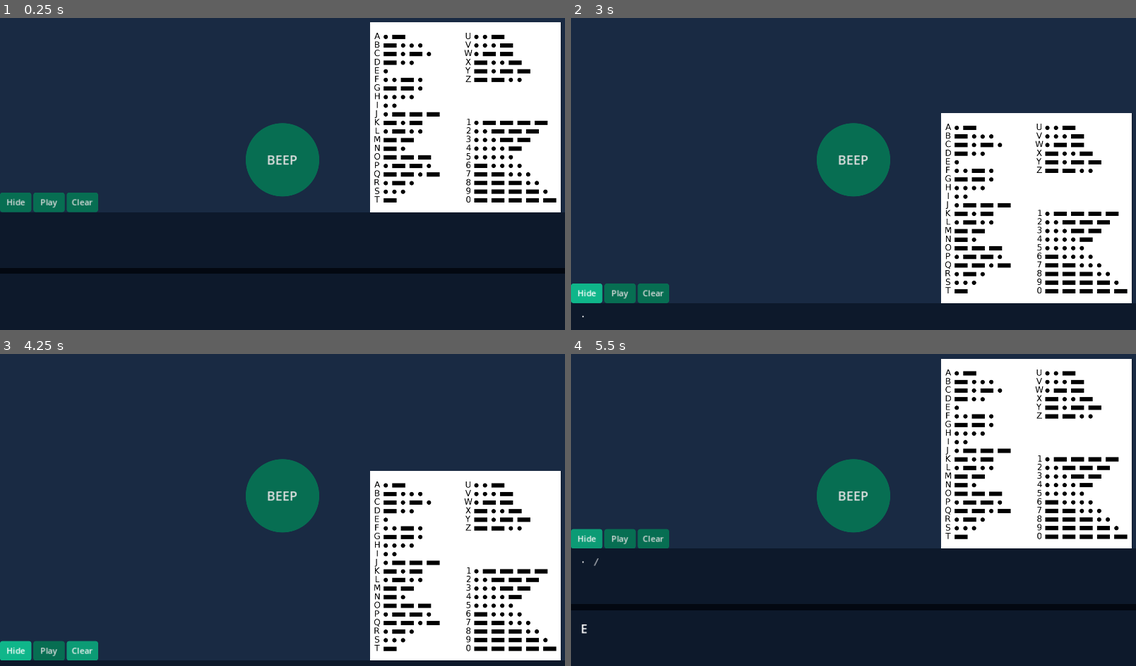
Above: before the commit, frames 1-4 (two rows, left to right).
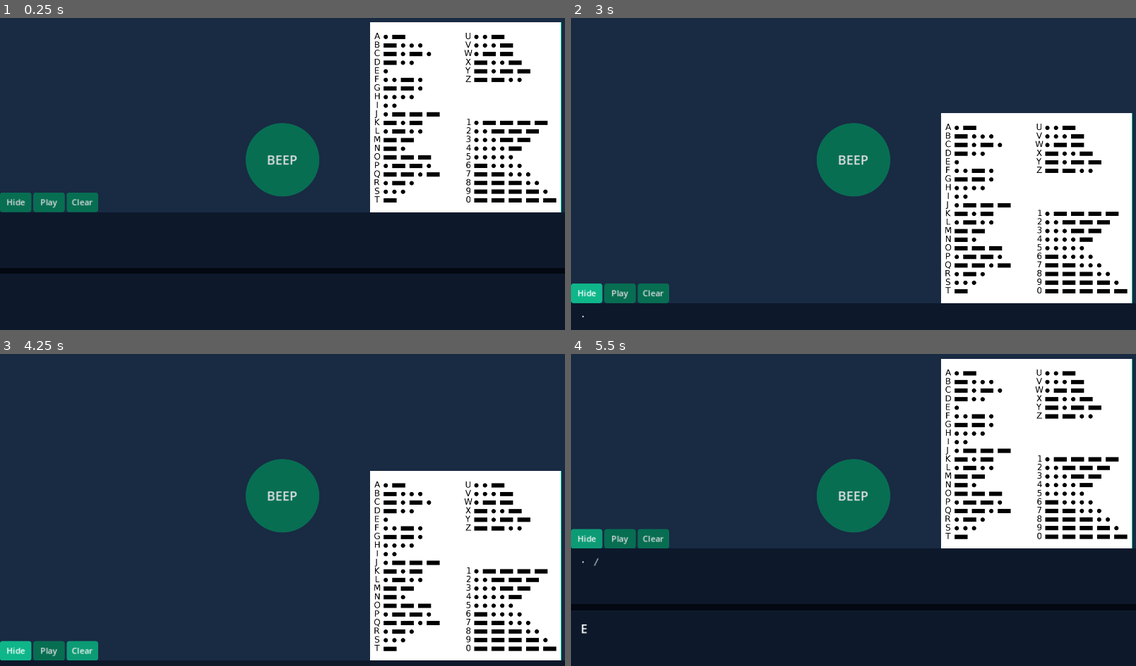
Above: after the commit, the same moments.

Repository: popcar2/MorseCodeSimulator
Game: Godot game, scene res://Scenes/main.tscn
Same seed, same stepped clock (60 frames per second), same inputs: the game is played once before the commit and once after it.
Inputs:
- Up to frame 1 (0.25 s): no input
- Up to frame 2 (3 s): click "Play" at 0.5 s; click "Play" at 1.25 s; click "BEEP" at 2 s; click "Hide" at 2.75 s
- Up to frame 3 (4.25 s): click "Clear" at 3.5 s
- Up to frame 4 (5.5 s): click "BEEP" at 4.25 s; click "Hide" at 5 s

The runs differ from the first frame. In frame 1, less than 0.1% of the frame differs, in the area x 99-100%, y 1-63%; in frame 2, less than 0.1%; in frame 3, less than 0.1%; in frame 4, less than 0.1%.

Commit message:
Add highlight when mouse over paper

Diff:
--- a/Scenes/main.tscn
+++ b/Scenes/main.tscn
@@ -11,6 +11,14 @@
 [ext_resource type="AudioStream" uid="uid://bdt7a5782ltkn" path="res://SFX/paper.mp3" id="8_gy17g"]
 [ext_resource type="Script" path="res://Scripts/progress_bars.gd" id="8_ig5e7"]
 
+[sub_resource type="StyleBoxFlat" id="StyleBoxFlat_suj27"]
+bg_color = Color(0.6, 0.6, 0.6, 0)
+border_width_left = 50
+border_width_top = 50
+border_width_right = 50
+border_width_bottom = 50
+border_color = Color(0.0627451, 0.772549, 0.584314, 1)
+
 [sub_resource type="StyleBoxFlat" id="StyleBoxFlat_7co60"]
 bg_color = Color(0.0117647, 0.0313726, 0.0666667, 1)
 
@@ -117,6 +125,7 @@
 grow_horizontal = 0
 grow_vertical = 0
 scale = Vector2(0.65, 0.65)
+theme_override_styles/panel = SubResource("StyleBoxFlat_suj27")
 script = ExtResource("6_jn1kn")
 
 [node name="Sprite2D" type="Sprite2D" parent="Bottom Panels/Cheat Sheet"]
@@ -212,3 +221,6 @@
 theme_override_font_sizes/normal_font_size = 24
 bbcode_enabled = true
 fit_content = true
+
+[connection signal="mouse_entered" from="Bottom Panels/Cheat Sheet" to="Bottom Panels/Cheat Sheet" method="_on_mouse_entered"]
+[connection signal="mouse_exited" from="Bottom Panels/Cheat Sheet" to="Bottom Panels/Cheat Sheet" method="_on_mouse_exited"]
--- a/Scripts/reveal_on_click.gd
+++ b/Scripts/reveal_on_click.gd
@@ -2,6 +2,15 @@
 
 var revealed: bool = true
 @onready var paper_click_audio: AudioStreamPlayer = $'Paper Click'
+@onready var panel_theme: StyleBoxFlat = get_theme_stylebox('panel').duplicate()
+
+func _ready():
+	panel_theme.border_color = Color('10c595')
+	panel_theme.border_width_left = 50
+	panel_theme.border_width_top = 50
+	panel_theme.border_width_right = 50
+	panel_theme.border_width_bottom = 50
+	add_theme_stylebox_override('panel', panel_theme)
 
 func _gui_input(event):
 	if event is InputEventMouseButton and event.is_pressed() and event.button_index == 1:
@@ -24,3 +33,16 @@
 	else:
 		paper_click_audio.pitch_scale = 0.9
 	paper_click_audio.play()
+
+
+func _on_mouse_entered():
+	panel_theme.expand_margin_left = 7
+	panel_theme.expand_margin_bottom = 7
+	panel_theme.expand_margin_right = 7
+	panel_theme.expand_margin_top = 7
+
+func _on_mouse_exited():
+	panel_theme.expand_margin_left = 0
+	panel_theme.expand_margin_bottom = 0
+	panel_theme.expand_margin_right = 0
+	panel_theme.expand_margin_top = 0
Not shown: 1 places in Scenes/main.tscn that only renumber resources
